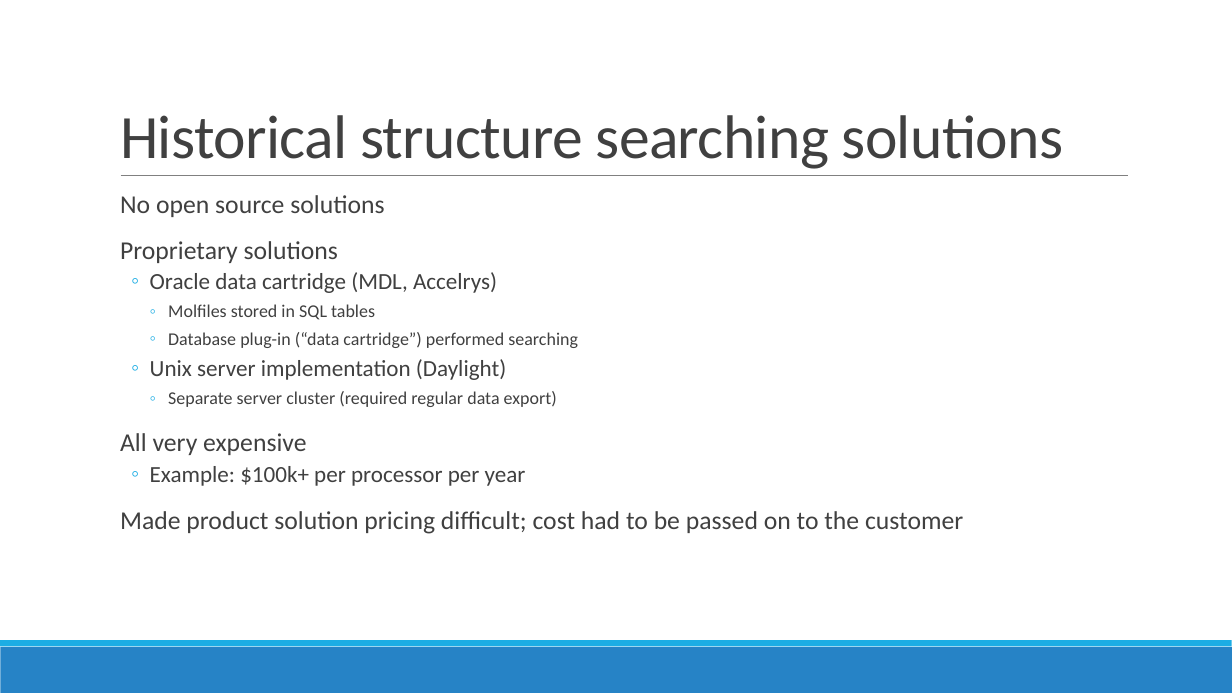
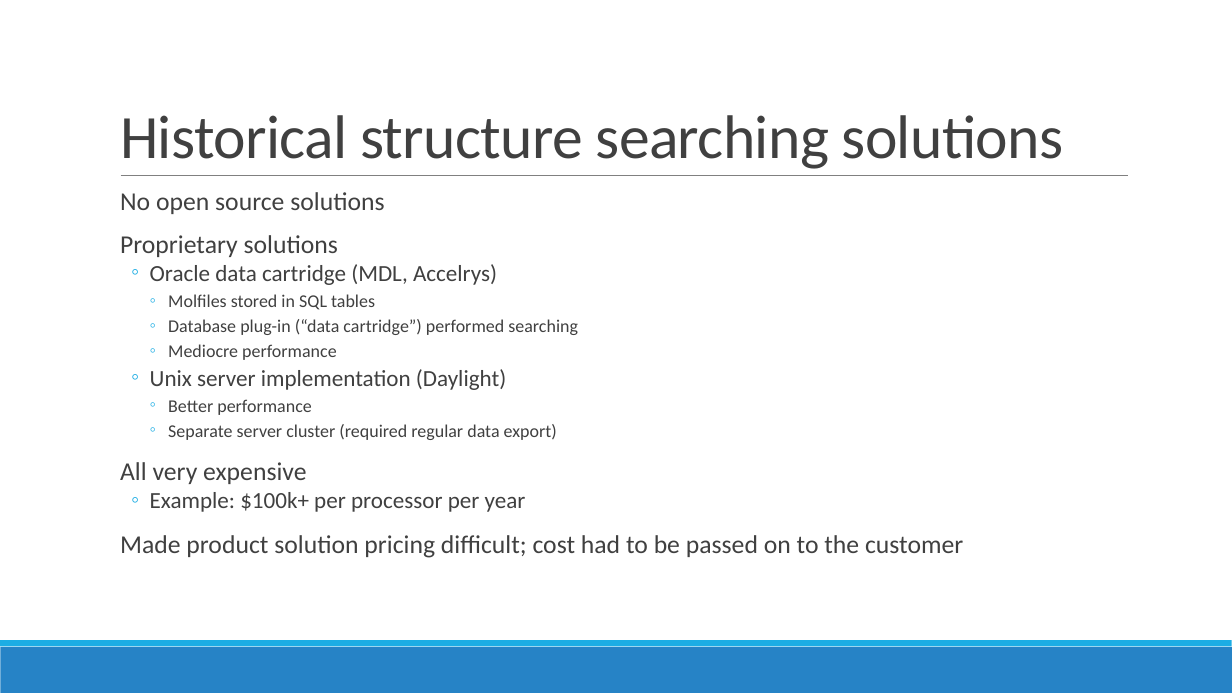
Before and after one commit to jvaneikeren/ChemicalStructureSearchingDemo, a slide deck: slide 6 of Presentation.pptx. Drawn at 1232x693 pixels with LibreOffice and Linux fonts; fonts in the diff are those of the drawing. Boxes give left, top, right and bottom in pixels: in the first picture for what was removed or moved away, otherwise in the second. Text is boxed around its words. In the diff, an @@ line names an element or a change of style, - is before the commit and + after.

```diff
--- a/Presentation.pptx
+++ b/Presentation.pptx
@@ text at box(120, 192, 963, 558): line spacing 0.9 to 0.8 @@
@@ text at box(168, 344, 336, 360): paragraph added @@
+    ◦ Mediocre performance
@@ text at box(168, 399, 311, 415): paragraph added @@
+    ◦ Better performance
```
Also in this commit, not shown: 8 other slides changed, 7 other files.
